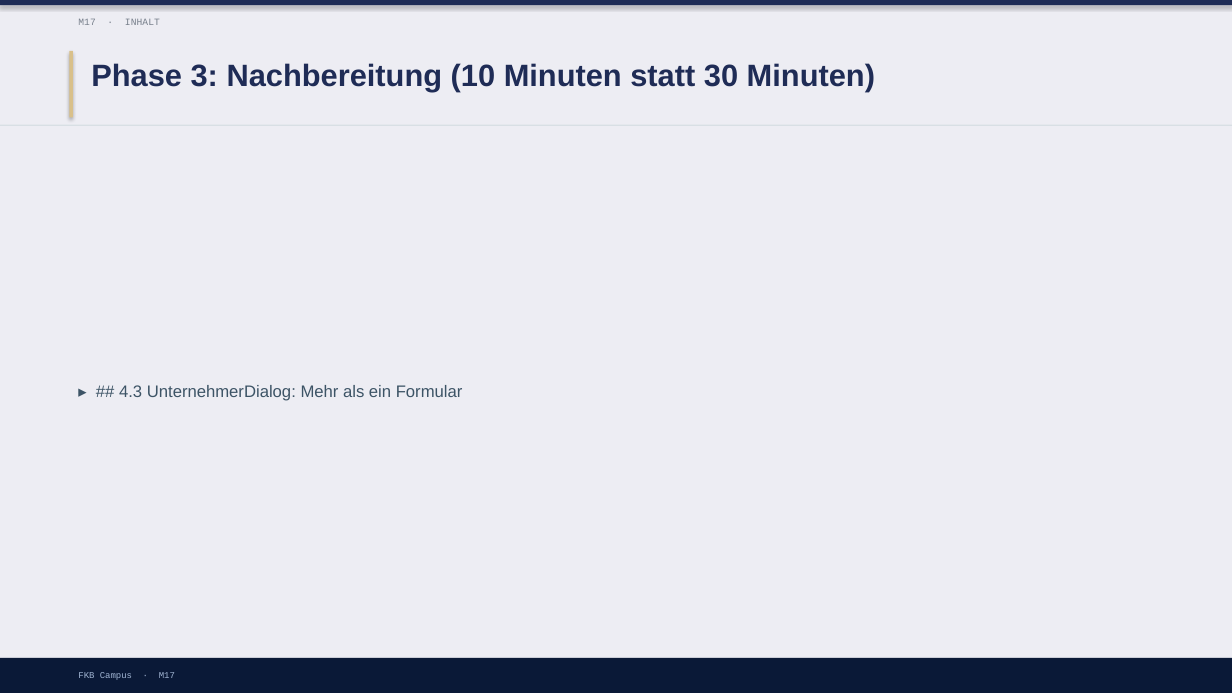
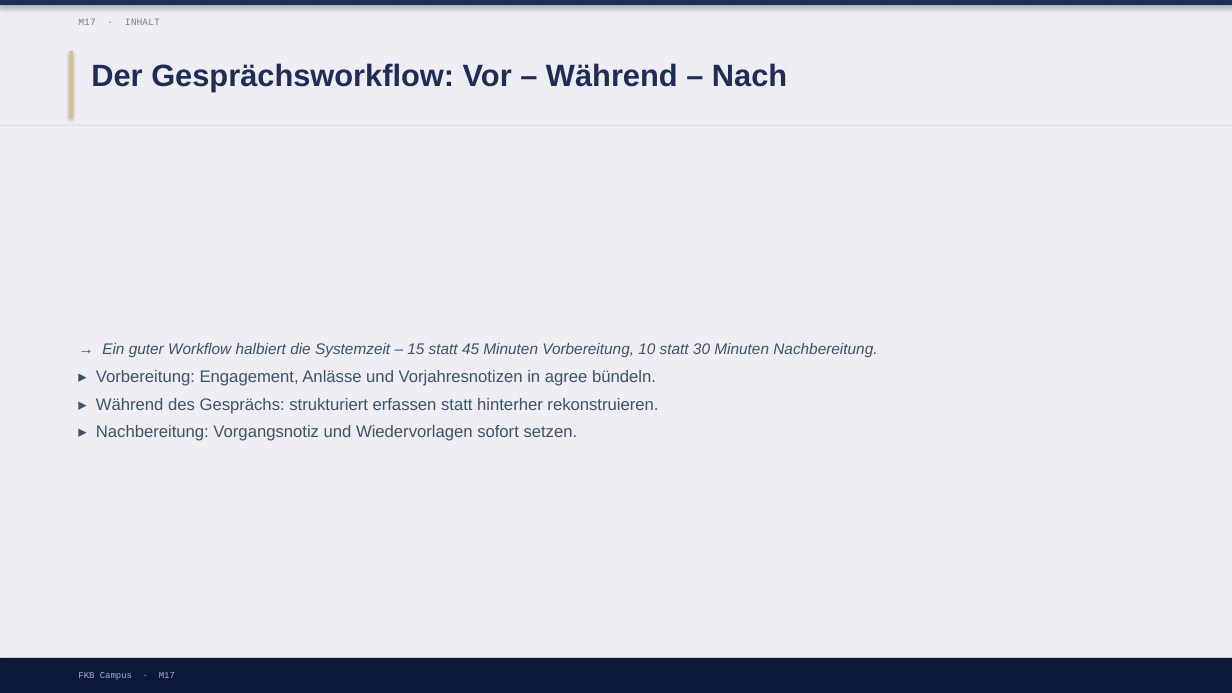
Before and after one commit to ck5rqc47pr-byte/firmenkundenakademie-online, a slide deck: slide 8 of protected-downloads/praesentation/M17.pptx (slide 9 before the commit). Drawn at 1232x693 pixels with LibreOffice and Linux fonts; fonts in the diff are those of the drawing. Boxes give left, top, right and bottom in pixels: in the first picture for what was removed or moved away, otherwise in the second. Text is boxed around its words. In the diff, an @@ line names an element or a change of style, - is before the commit and + after.

```diff
--- a/protected-downloads/praesentation/M17.pptx
+++ b/protected-downloads/praesentation/M17.pptx
@@ text at [91, 63, 787, 91]: text changed @@
-Phase 3: Nachbereitung (10 Minuten statt 30 Minuten)
+Der Gesprächsworkflow: Vor – Während – Nach
@@ text at [96, 343, 877, 441]: text changed @@
-▸ ## 4.3 UnternehmerDialog: Mehr als ein Formular
+→ Ein guter Workflow halbiert die Systemzeit – 15 statt 45 Minuten Vorbereitung, 10 statt 30 Minuten Nachbereitung.
+▸ Vorbereitung: Engagement, Anlässe und Vorjahresnotizen in agree bündeln.
+▸ Während des Gesprächs: strukturiert erfassen statt hinterher rekonstruieren.
+▸ Nachbereitung: Vorgangsnotiz und Wiedervorlagen sofort setzen.
```
Also in this commit, not shown: 2 other slides changed, 6 slides added, 7 slides removed, 1 other file.
